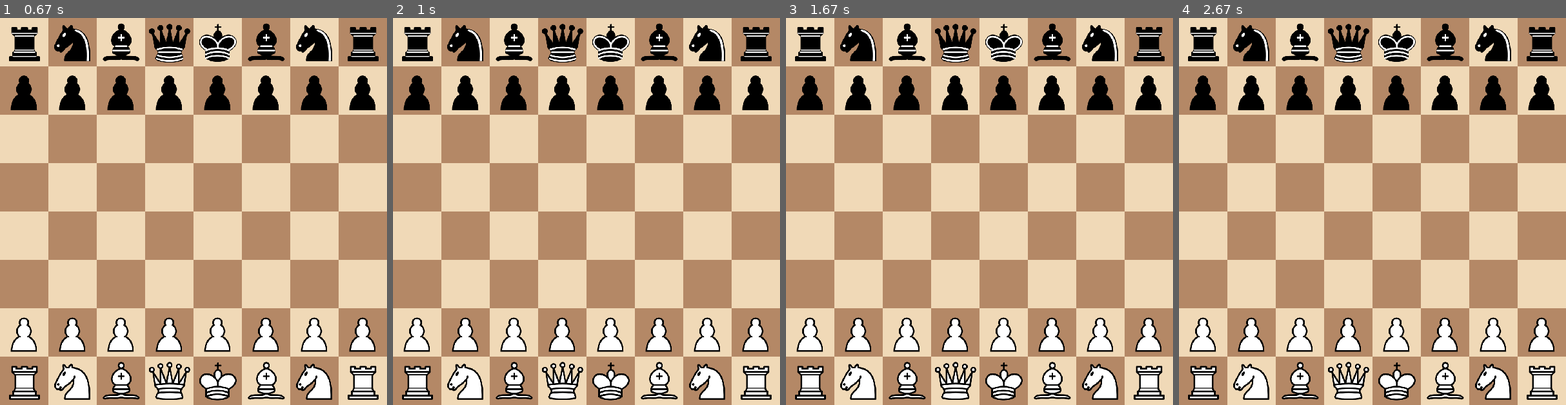
Above: before the commit, frames 1-4 (left to right).
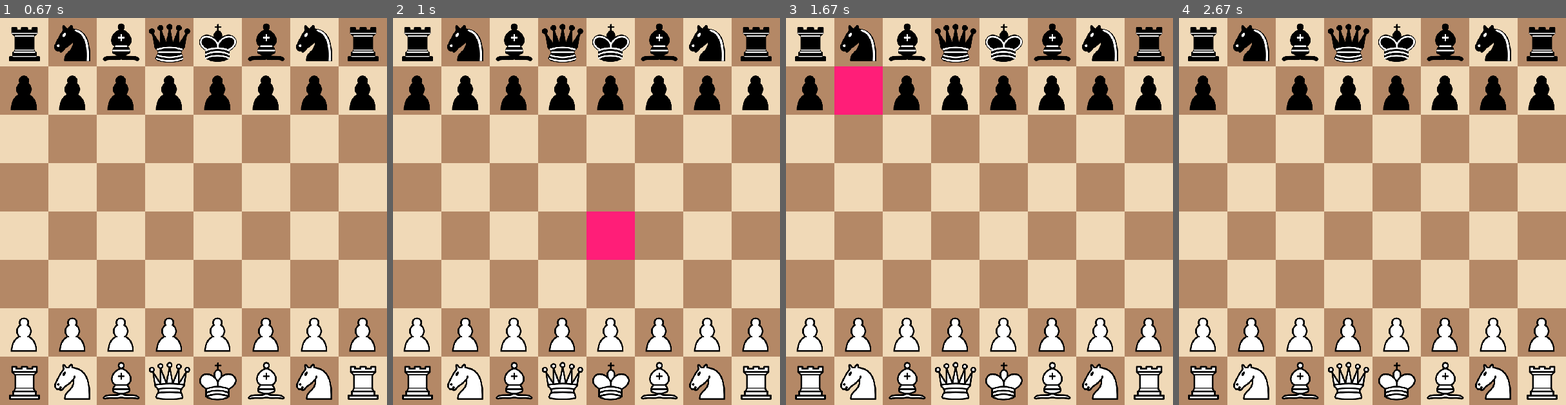
Above: after the commit, the same moments.

Repository: idostep/ChessProject
Game: pygame game, started from Chess.py
Same seed, same stepped clock (60 frames per second), same inputs: the game is played once before the commit and once after it.
Inputs (mouse positions are in pixels of both pictures, inside the frame that each line leads up to):
- Up to frame 1 (0.67 s): press the mouse at (193, 234) at 0.37 s; move the mouse to (147, 226) at 0.47 s; release the mouse at (100, 215) at 0.6 s
- Up to frame 2 (1 s): press the mouse at (586, 234) at 0.7 s; move the mouse to (617, 157) at 0.8 s; release the mouse at (644, 76) at 0.93 s
- Up to frame 3 (1.67 s): click (878, 68) at 1.05 s; press the mouse at (878, 68) at 1.37 s; move the mouse to (921, 107) at 1.47 s; release the mouse at (967, 145) at 1.6 s
- Up to frame 4 (2.67 s): press the mouse at (1271, 68) at 1.7 s; move the mouse to (1360, 126) at 1.8 s; release the mouse at (1449, 180) at 1.93 s; press the mouse at (1271, 68) at 2.03 s; move the mouse to (1391, 126) at 2.13 s; release the mouse at (1511, 180) at 2.27 s; press the mouse at (1271, 68) at 2.37 s; move the mouse to (1264, 103) at 2.47 s; release the mouse at (1260, 137) at 2.6 s

Frame 1 is identical in both runs. In frame 2, 1.6% of the frame differs, in the area x 50-63%, y 50-63%; in frame 3, 1.6%; in frame 4, 0.4%.

Commit message:
asetgrsdf

Diff:
--- a/Chess.py
+++ b/Chess.py
@@ -28,6 +28,8 @@
         self.window = pygame.display.set_mode((8*self.taille_case,8*self.taille_case))
 
         self.all_pieces_img = pygame.transform.scale(pygame.image.load("chess_pieces.png").convert_alpha(),(6*self.taille_case,2*self.taille_case))
+
+        self.oldclick=False
 
     def setup(self):
         self.initPieces()
@@ -125,12 +127,12 @@
         self.window.blit(image,(x,y))
 
 
-    #------deplacement d'une piece sur le board------
-    def piece_move(self,played):
+    #------deplacement d'une piece sur le board------ input E3e4 outpout 52,36
+    def translate_move(self,played):
         values = {'a':0,'b':1,'c':2,'d':3,'e':4,'f':5,'g':6,'h':7}
         from_ = int(values[played[0].lower()])+((8-int(played[1]))*8)
         to_ = int(values[played[2].lower()])+((8-int(played[3]))*8)
-        return [from_,to_]
+        return from_, to_
 
 
 
@@ -143,50 +145,99 @@
         if pos_x > 0 and pos_y > 0 and pos_x < self.taille_case*8 and pos_y < self.taille_case*8:
             case_y = 9-math.ceil(pos_y/self.taille_case)
             case_x = values[math.ceil(pos_x/self.taille_case)]
-            return case_x ,case_y
+            return case_x + str(case_y)
 
 #------pygame events------
     def pygame_events(self):
         for event in pygame.event.get():
                 if event.type == pygame.QUIT:
                     self.game = False
-
-
-
-
+                if event.type == pygame.MOUSEBUTTONUP:
+                    self.click=True
+                else:
+                    self.click=False
         self.mouse_presses = pygame.mouse.get_pressed()
-
-
-
         self.keys = pygame.key.get_pressed()
+
+
+#---------click test------
+    def clicktest(self):
+
+
+        if self.click == False and self.oldclick == True:
+             self.oldclick = self.click
+             return True
+        else:
+            self.oldclick = self.click
+            return False
+
+
 
 
 #-----quitgame------
     def quitgame(self):
         if self.keys[pygame.K_LCTRL] and self.keys[pygame.K_q]:
                 self.game = False
+
+
+#------piecemove------
+    def move_piece(self,from_to):
+        from_ = from_to[0]
+        to_ = from_to[1]
+        self.board[to_] = self.board[from_]
+        self.board[from_] = ''
+
+#----sousligne la case selectionée----
+    def draw_hilight(self,postition):
+        values = {'a':1,'b':2,'c':3,'d':4,'e':5,'f':6,'g':7,'h':8}
+        y = int(postition[1])
+        x = int(values[postition[0].lower()])
+        pygame.draw.rect(self.window,(255,30,120), (self.taille_case*(x-1), self.taille_case*(8-y) , self.taille_case, self.taille_case))
+
 
 #------boucle main------
 def main():
     echiquier = Echiquier()
     echiquier.setup()
     echiquier.game = True #la partie est en jeu
-
+    memorymove = None
     while echiquier.game == True:
-            pygame.time.delay(10)
             echiquier.drawBGboard()
+            if memorymove != None:
+                echiquier.draw_hilight(memorymove)
             echiquier.drawPiecesPosition()
             #echiquier.draw_piece('nP',7,6)
             echiquier.pygame_events()
             echiquier.quitgame()
 
+            if echiquier.clicktest():
+                if memorymove==None:
+                    memorymove = echiquier.mouse_on_case()
+
+                elif  memorymove == echiquier.mouse_on_case():
+                    memorymove = None
+
+                else:
+                    echiquier.move_piece(echiquier.translate_move(memorymove + echiquier.mouse_on_case()))
+                    memorymove = None
+
+                print("bip")
+
+
+
+
+
+
+
+
+
 
             #if echiquier.mouse_presses[0]:
             #        print("Left Mouse key was clicked")
 
-            print(echiquier.mouse_presses)
+            #print(echiquier.mouse_presses)
             #print(echiquier.mouse_on_case())
-
+            pygame.time.delay(10)
             pygame.display.update()
 
 
Not shown, changed: README.md
